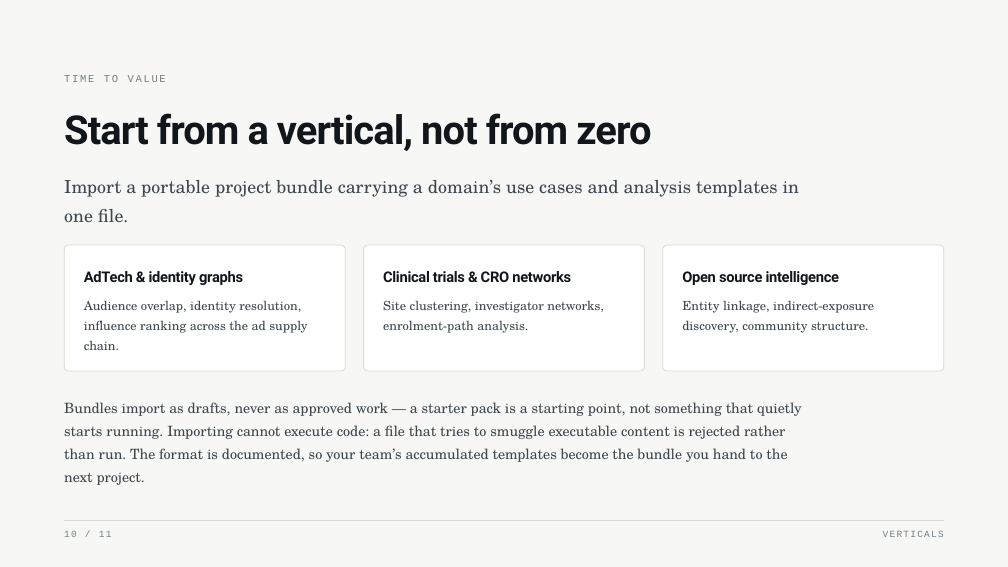
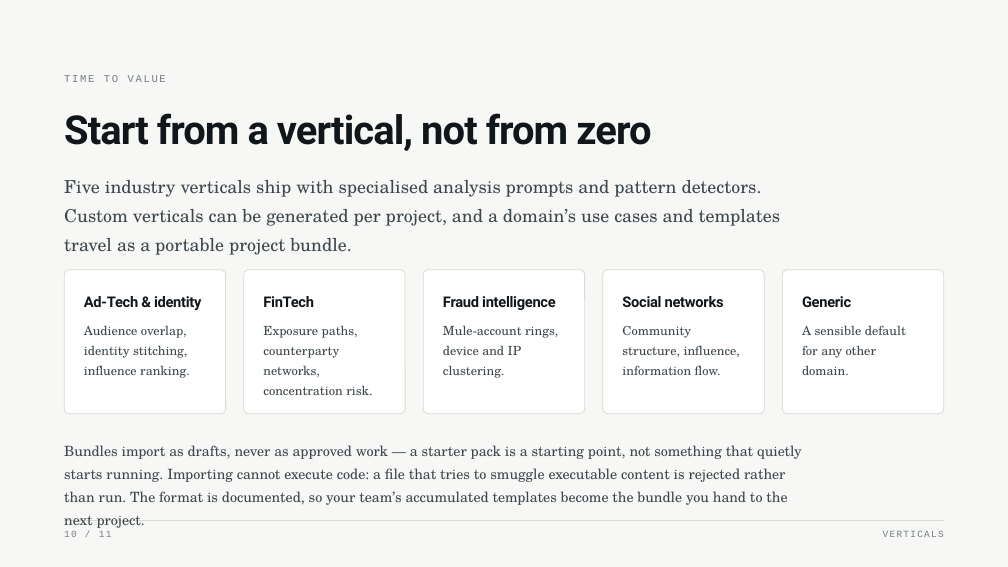
Before and after one commit to ArthurKeen/agentic-graph-analytics, a slide deck: slide 10 of docs/agentic-graph-analytics.pptx. Drawn at 1008x567 pixels with LibreOffice and Linux fonts; fonts in the diff are those of the drawing. Boxes give left, top, right and bottom in pixels: in the first picture for what was removed or moved away, otherwise in the second. Text is boxed around its words. In the diff, an @@ line names an element or a change of style, - is before the commit and + after.

```diff
--- a/docs/agentic-graph-analytics.pptx
+++ b/docs/agentic-graph-analytics.pptx
@@ text at [64, 180, 780, 255]: text changed @@
-Import a portable project bundle carrying a domain’s use cases and analysis templates in one file.
+Five industry verticals ship with specialised analysis prompts and pattern detectors. Custom verticals can be generated per project, and a domain’s use cases and templates travel as a portable project bundle.
@@ rounded rectangle: place and size @@
-rounded rectangle at [64, 245, 346, 371]
+rounded rectangle at [64, 270, 225, 414]
@@ text at [84, 296, 201, 378]: text changed @@
-AdTech & identity graphs
-Audience overlap, identity resolution, influence ranking across the ad supply chain.
+Ad-Tech & identity
+Audience overlap, identity stitching, influence ranking.
@@ rounded rectangle: place and size @@
-rounded rectangle at [364, 245, 645, 371]
+rounded rectangle at [243, 270, 405, 414]
@@ text at [263, 296, 372, 395]: text changed @@
-Clinical trials & CRO networks
-Site clustering, investigator networks, enrolment-path analysis.
+FinTech
+Exposure paths, counterparty networks, concentration risk.
@@ rounded rectangle: place and size @@
-rounded rectangle at [663, 245, 944, 371]
+rounded rectangle at [423, 270, 585, 414]
@@ text at [443, 296, 558, 378]: text changed @@
-Open source intelligence
-Entity linkage, indirect-exposure discovery, community structure.
+Fraud intelligence
+Mule-account rings, device and IP clustering.
@@ rounded rectangle added at [603, 270, 764, 414], fill #FFFFFF, outline #DBD9D2 0.75 pt @@
@@ text added at [622, 296, 740, 375], 12 pt, text #3D474D @@
+Social networks
+Community structure, influence, information flow.
@@ rounded rectangle added at [783, 270, 944, 414], fill #FFFFFF, outline #DBD9D2 0.75 pt @@
@@ text added at [802, 296, 906, 375], 12 pt, text #3D474D @@
+Generic
+A sensible default for any other domain.
@@ text "Bundles import as drafts, never ...": place and size @@
-text "Bundles import as drafts, never ..." at [64, 402, 802, 462]
+text "Bundles import as drafts, never ..." at [64, 445, 802, 505]
```
Also in this commit, not shown: 5 other files.
